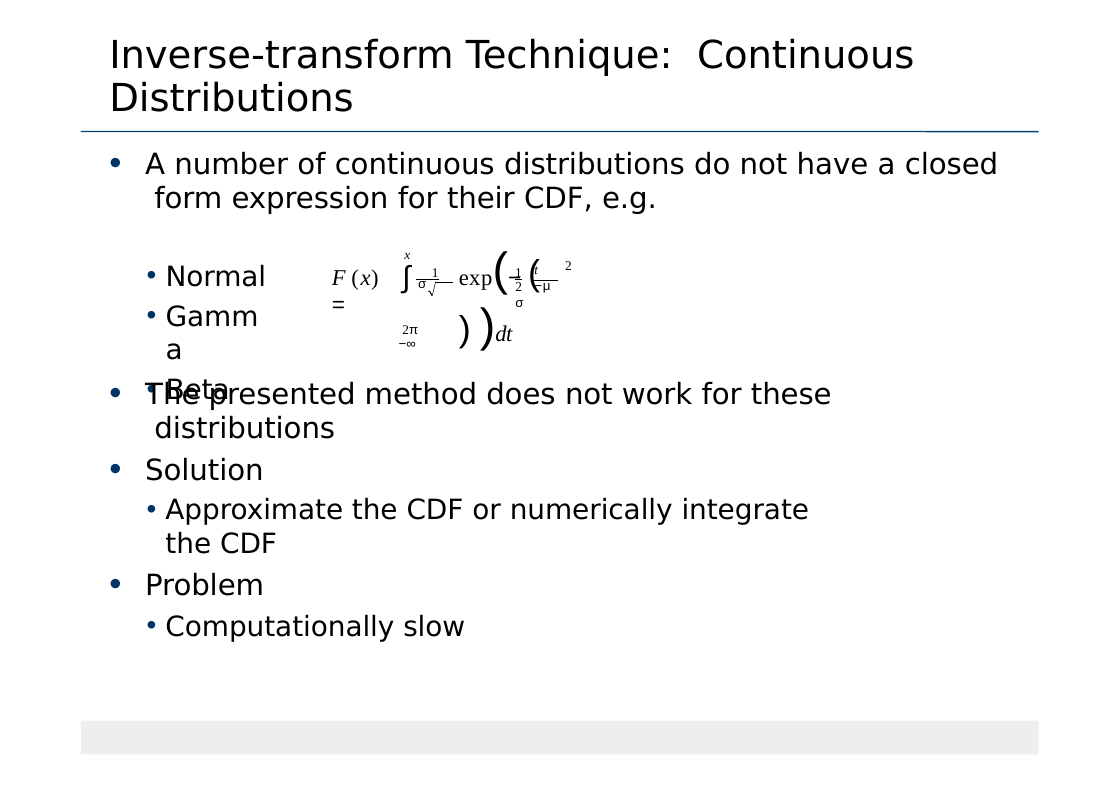
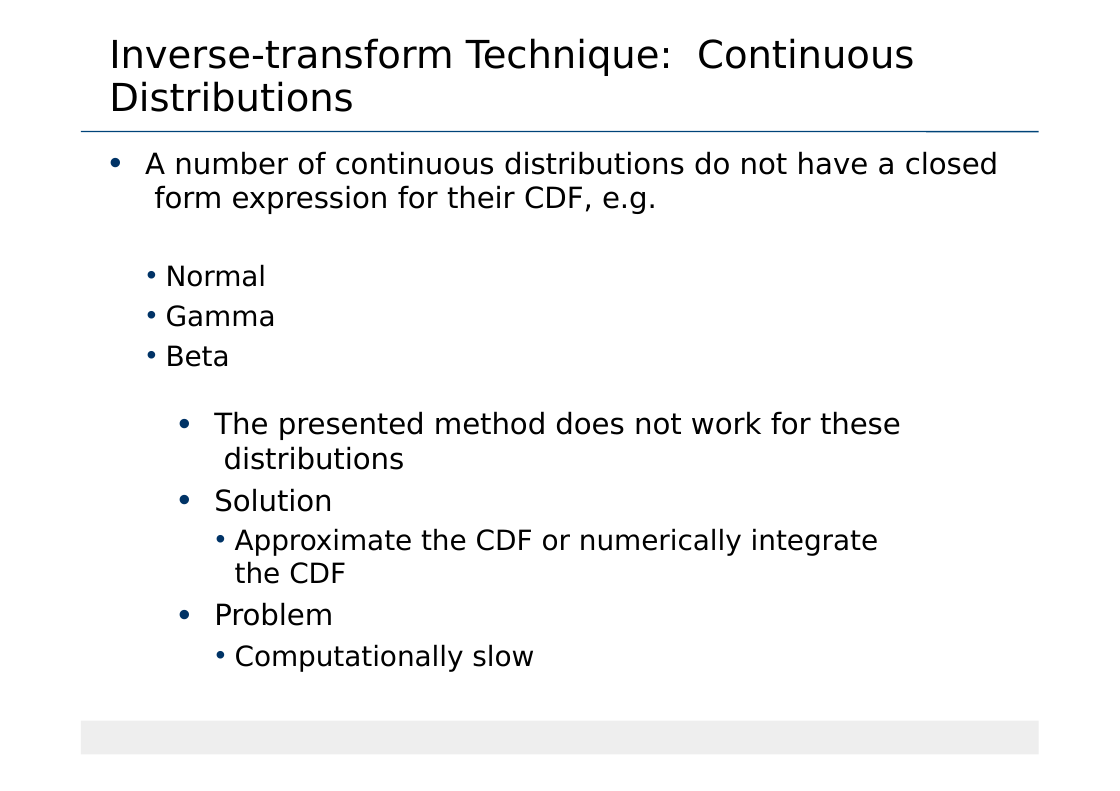
Before and after one commit to Sourabhsk870/6TH-SEM-NOTES, a slide deck: slide 26 of 18CS645/MODULE 3/Random Number-Variate generation-correct.pptx (slide 28 before the commit). Drawn at 1120x791 pixels with LibreOffice and Linux fonts; fonts in the diff are those of the drawing. Boxes give left, top, right and bottom in pixels: in the first picture for what was removed or moved away, otherwise in the second. Text is boxed around its words. In the diff, an @@ line names an element or a change of style, - is before the commit and + after.

```diff
--- a/18CS645/MODULE 3/Random Number-Variate generation-correct.pptx
+++ b/18CS645/MODULE 3/Random Number-Variate generation-correct.pptx
@@ text "Normal" rewrapped from bbox=[166, 264, 267, 405] to bbox=[166, 264, 276, 367] @@
@@ text removed at bbox=[332, 269, 378, 290] @@
-F (x) =
@@ text removed at bbox=[404, 253, 410, 259] @@
-x
@@ text removed at bbox=[432, 268, 439, 280] @@
-1
@@ text removed at bbox=[515, 268, 522, 280] @@
-1
@@ text removed at bbox=[534, 264, 550, 293] @@
-t −μ
@@ text removed at bbox=[565, 261, 572, 270] @@
-2
@@ text removed at bbox=[402, 279, 426, 334] @@
-∫ σ 2π
-−∞
@@ freeform shape removed at bbox=[428, 291, 430, 292] @@
@@ freeform shape removed at bbox=[430, 291, 433, 296] @@
@@ freeform shape removed at bbox=[432, 283, 453, 296] @@
@@ text removed at bbox=[459, 274, 512, 342] @@
-exp(− ( ) )dt
@@ text removed at bbox=[515, 282, 523, 307] @@
-2 σ
@@ freeform shape removed at bbox=[534, 281, 559, 281] @@
@@ text "The presented method does not ...": place and size @@
-text "The presented method does not ..." at bbox=[145, 380, 832, 641]
+text "The presented method does not ..." at bbox=[214, 411, 901, 672]
```
Also in this commit, not shown: 13 other slides changed, 1 slide added, 3 slides removed.
